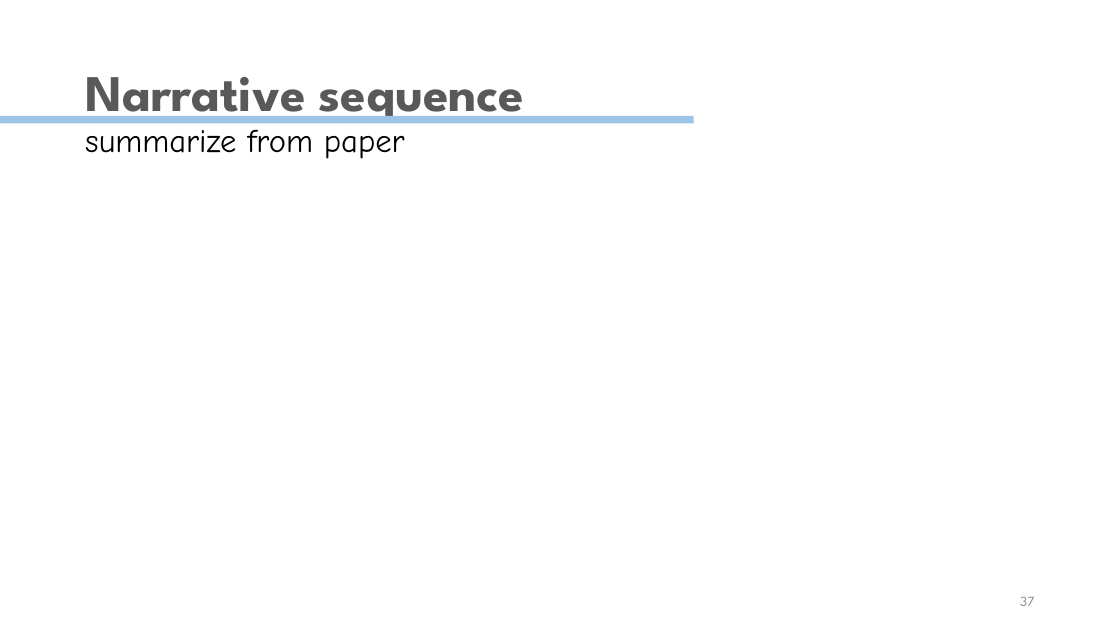
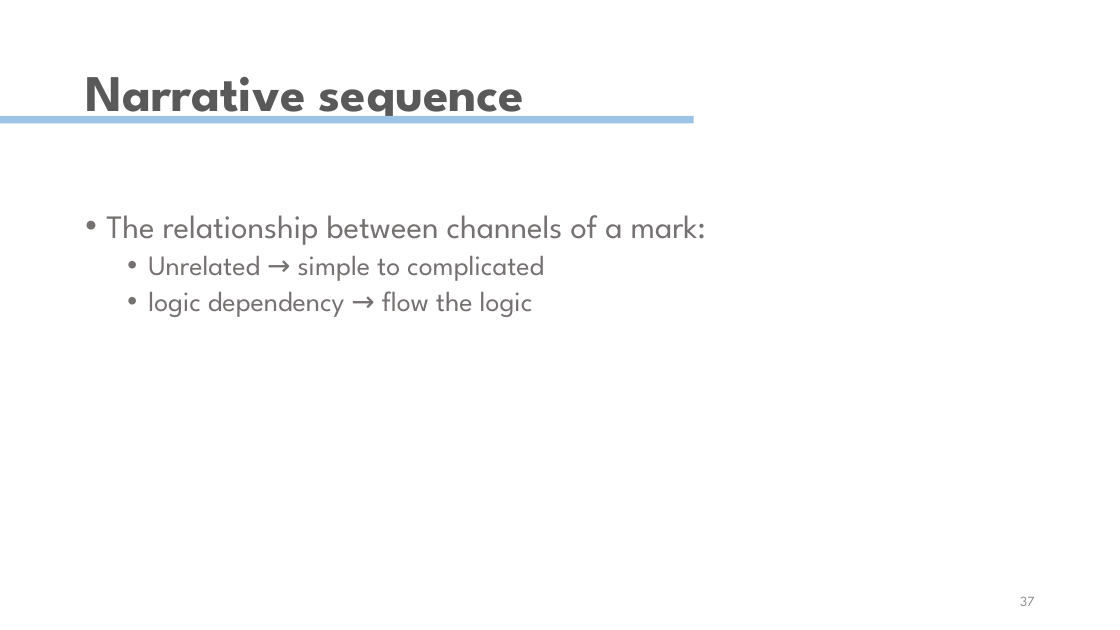
Before and after one commit to wangqianwen0418/decompose-vis, a slide deck: slide 37 of Narvis.pptx. Drawn at 1120x630 pixels with LibreOffice and Linux fonts; fonts in the diff are those of the drawing. Boxes give left, top, right and bottom in pixels: in the first picture for what was removed or moved away, otherwise in the second. Text is boxed around its words. In the diff, an @@ line names an element or a change of style, - is before the commit and + after.

```diff
--- a/Narvis.pptx
+++ b/Narvis.pptx
@@ text removed at (x1=85, y1=129, x2=405, y2=159) @@
-summarize from paper
@@ text added at (x1=106, y1=215, x2=706, y2=317), 24 pt, text #767171 @@
+• The relationship between channels of a mark:
+  • Unrelated → simple to complicated
+  • logic dependency → flow the logic
```
Also in this commit, not shown: 2 other slides changed, 1 slide added, 14 other files.
